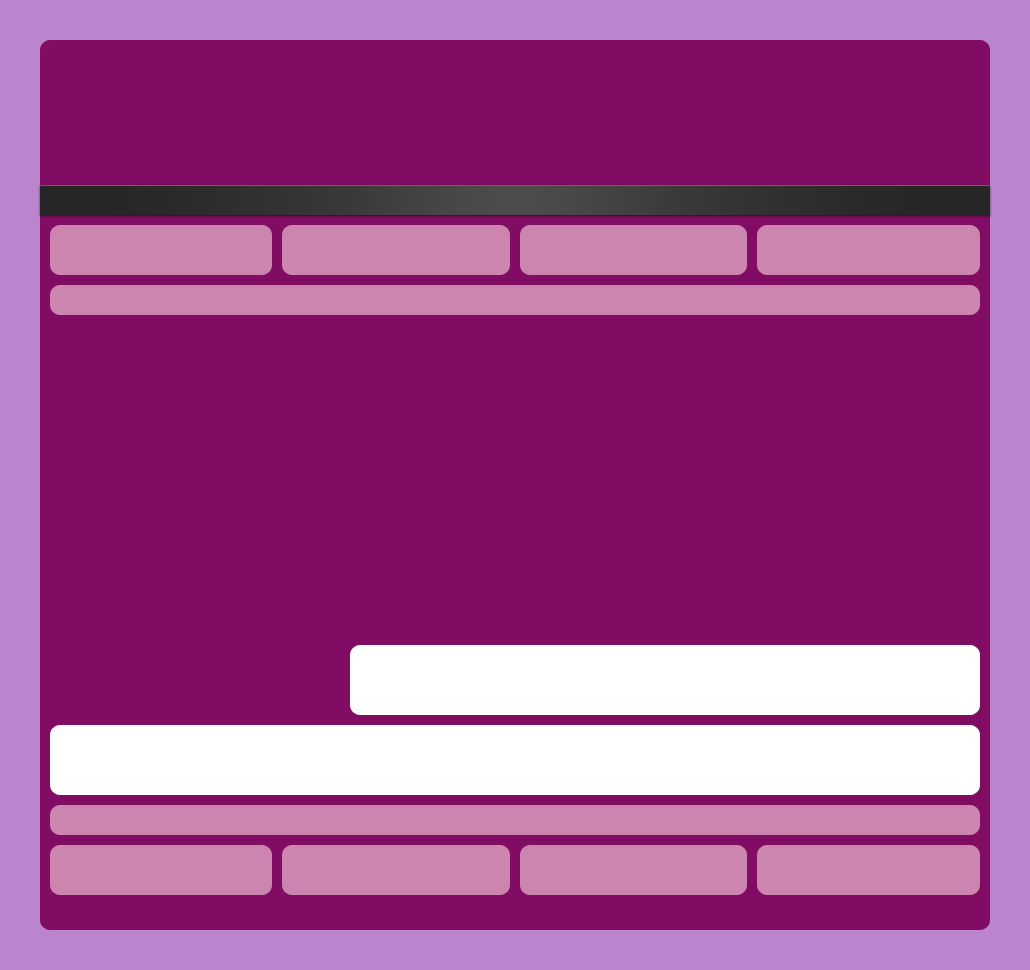
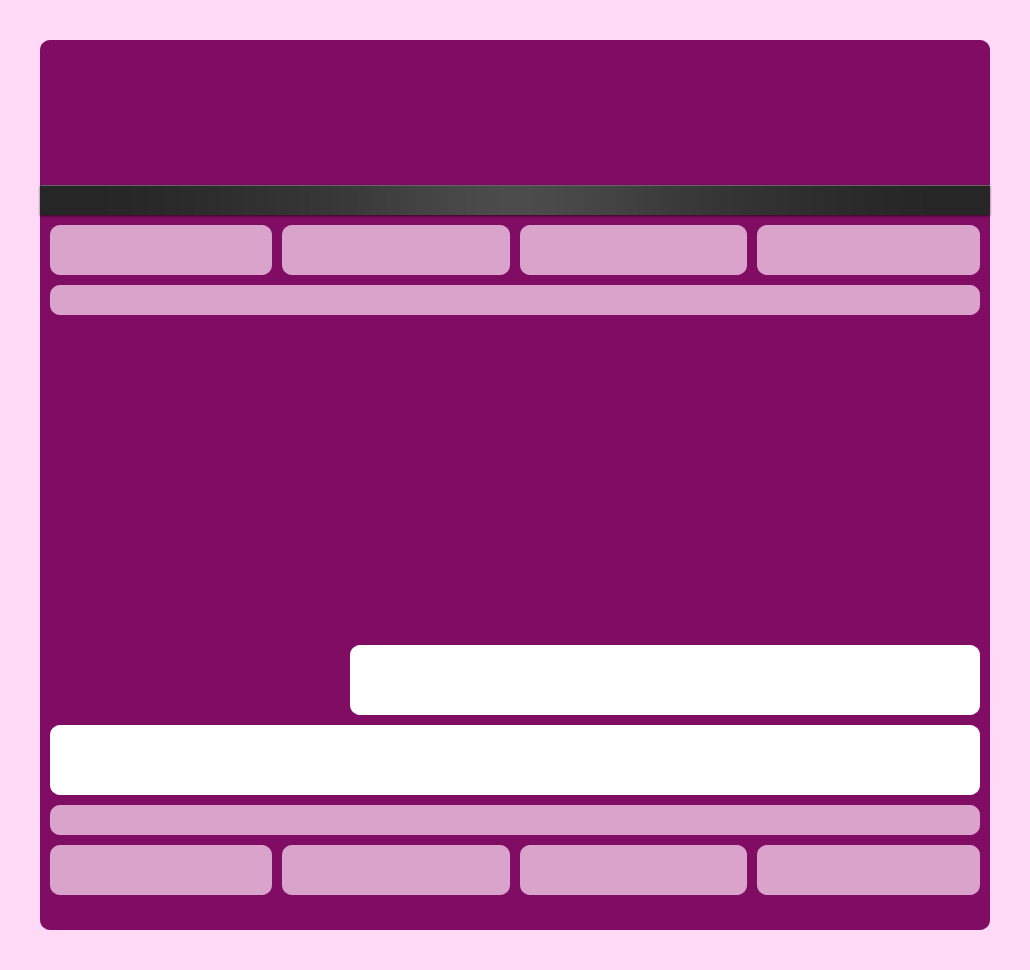
The second (1030, 970) image is a revision of the first. Changes to its layers:
painted on "header / footer widgets" over [50, 225, 980, 895]
painted on "canvas" over [40, 40, 990, 930]
painted on "Background" over [0, 0, 1030, 970]
